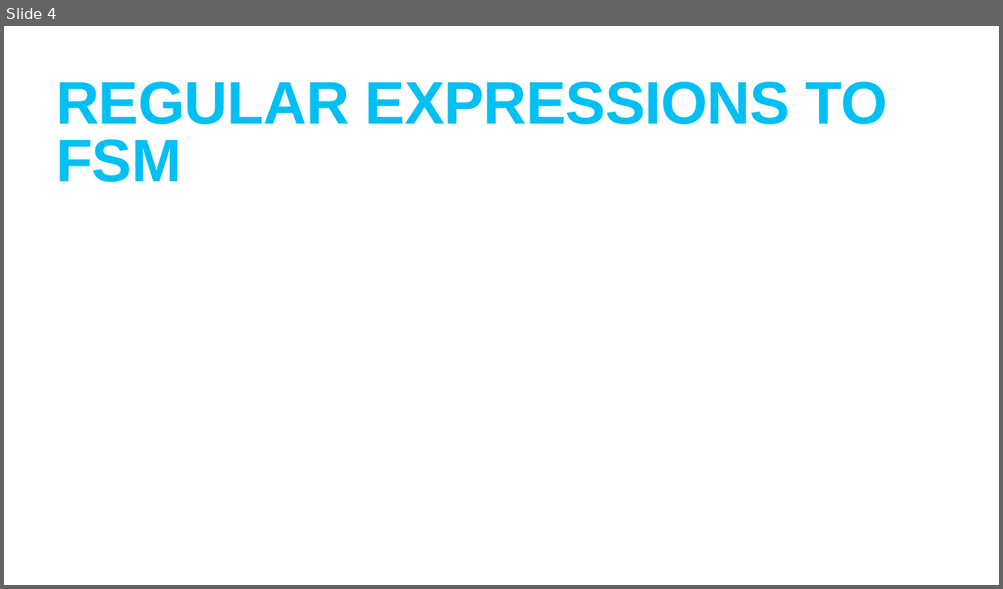
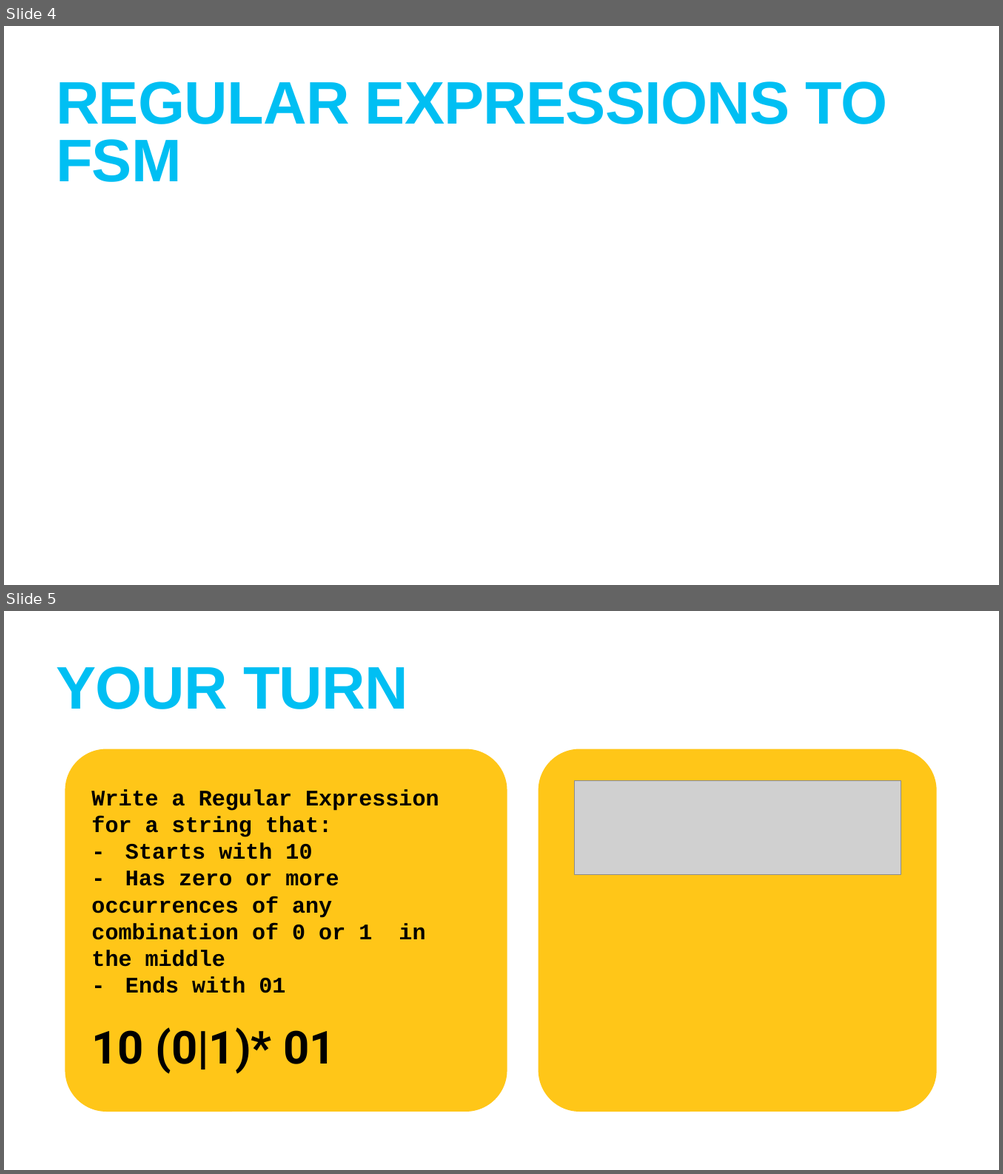
Before and after one commit to TommyWoodley/teaching, a slide deck: ALevel/RegularAndContextFreeLanguages/RegularExpressionsAndContextFreeLanguages.pptx. Shown one above the other, each under a label of ours: slide 4 before the commit, slides 4 and 5 after it. The pictures are 1003x589 and 1003x1174 pixels, drawn with LibreOffice and Linux fonts; fonts in the diff are those of the drawing; grey boxes stand for pictures. Boxes give left, top, right and bottom in pixels: in the first picture for what was removed or moved away, otherwise in the second. Text is boxed around its words. In the diff, an @@ line names an element or a change of style, - is before the commit and + after.

Commit message:
added regular expression answers

```diff
--- a/ALevel/RegularAndContextFreeLanguages/RegularExpressionsAndContextFreeLanguages.pptx
+++ b/ALevel/RegularAndContextFreeLanguages/RegularExpressionsAndContextFreeLanguages.pptx
@@ slide 5 added at (4,611,999,1170), background #FFFFFF @@
@@ title added at (56,667,408,709), 116 pt, text #00BFF3, bold @@
+YOUR TURN
@@ rounded rectangle added at (65,749,507,1112), fill #FFC618 @@
@@ rounded rectangle added at (538,749,936,1112), fill #FFC618 @@
@@ picture added at (574,780,900,874) @@
@@ text added at (91,790,438,994), 43 pt, text #000000, bold @@
+Write a Regular Expression for a string that:
+- Starts with 10
+- Has zero or more occurrences of any combination of 0 or 1 in the middle
+- Ends with 01
@@ text added at (91,1028,336,1074), 88 pt, text #000000, bold @@
+10 (0|1)* 01
```
